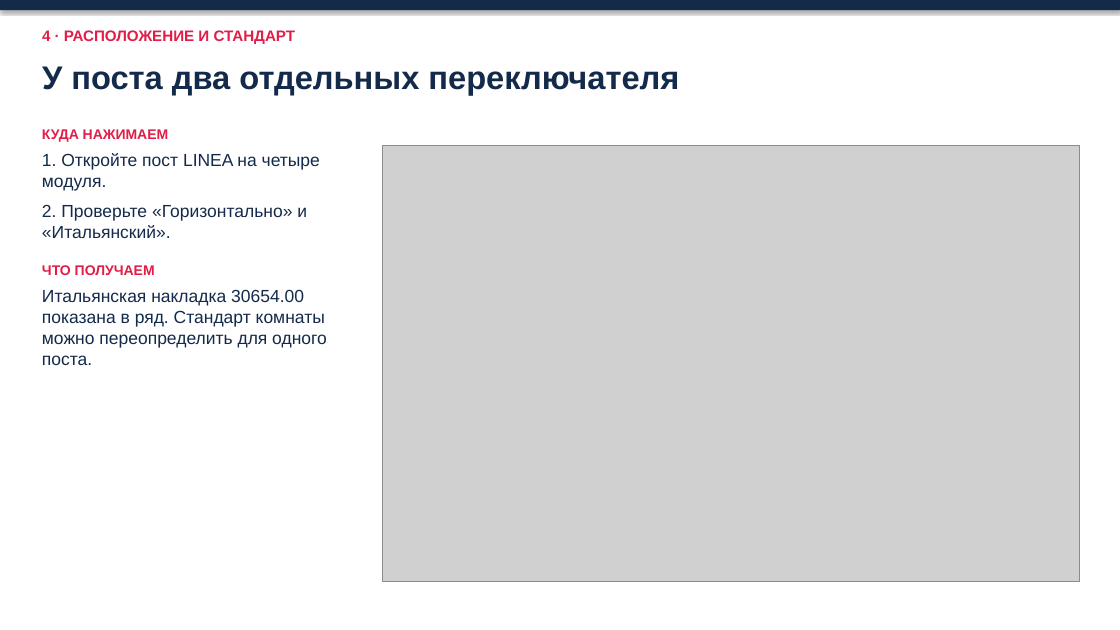
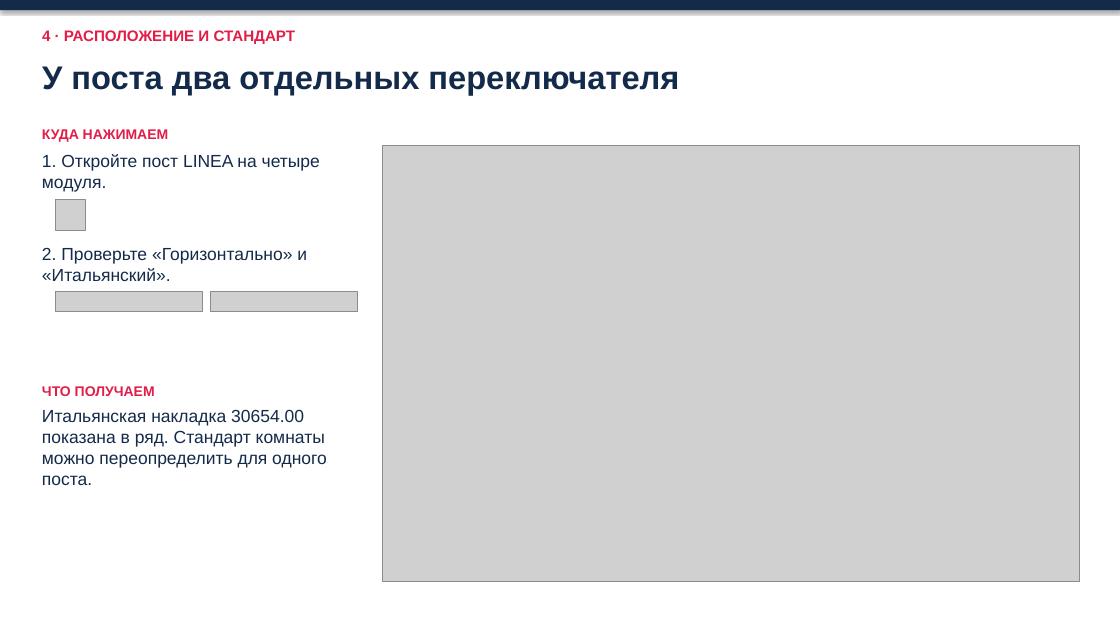
Before and after one commit to ZAVALEX174/electroPlan, a slide deck: slide 10 of docs/как-работать-в-новом-проекте-2026-11-14.pptx. Drawn at 1120x630 pixels with LibreOffice and Linux fonts; fonts in the diff are those of the drawing; grey boxes stand for pictures. Boxes give left, top, right and bottom in pixels: in the first picture for what was removed or moved away, otherwise in the second. Text is boxed around its words. In the diff, an @@ line names an element or a change of style, - is before the commit and + after.

```diff
--- a/docs/как-работать-в-новом-проекте-2026-11-14.pptx
+++ b/docs/как-работать-в-новом-проекте-2026-11-14.pptx
@@ text at <box>42,129,320,275</box>: paragraphs removed @@
-КУДА НАЖИМАЕМ
-1. Откройте пост LINEA на четыре модуля.
-2. Проверьте «Горизонтально» и «Итальянский».
-ЧТО ПОЛУЧАЕМ
@@ picture added at <box>55,199,86,230</box> @@
@@ text added at <box>42,247,307,281</box>, 15 pt, text #142A4A @@
+2. Проверьте «Горизонтально» и «Итальянский».
@@ picture added at <box>55,292,202,312</box> @@
@@ picture added at <box>211,292,358,312</box> @@
@@ text added at <box>42,386,155,396</box>, 12 pt, text #E11D48, bold @@
+ЧТО ПОЛУЧАЕМ
@@ text "Итальянская накладка 30654.00 показана в ...": place and size @@
-text "Итальянская накладка 30654.00 показана в ..." at <box>42,129,327,365</box>
+text "Итальянская накладка 30654.00 показана в ..." at <box>42,409,327,485</box>
```
Also in this commit, not shown: 16 other slides changed.
